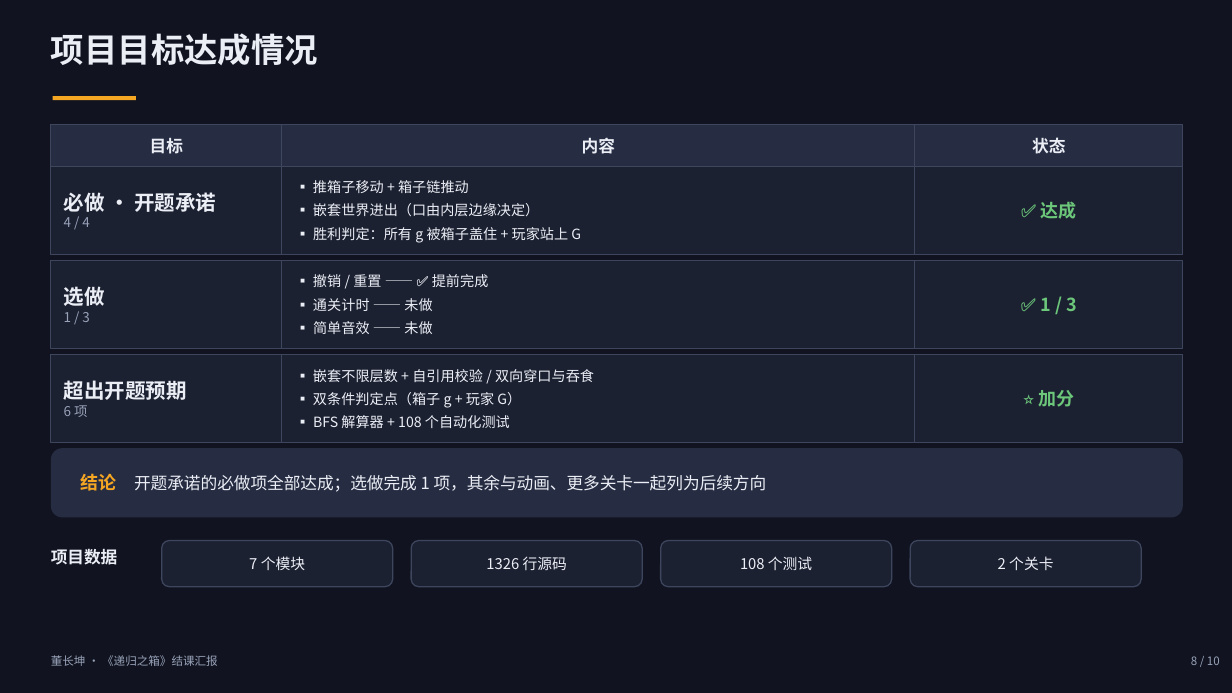
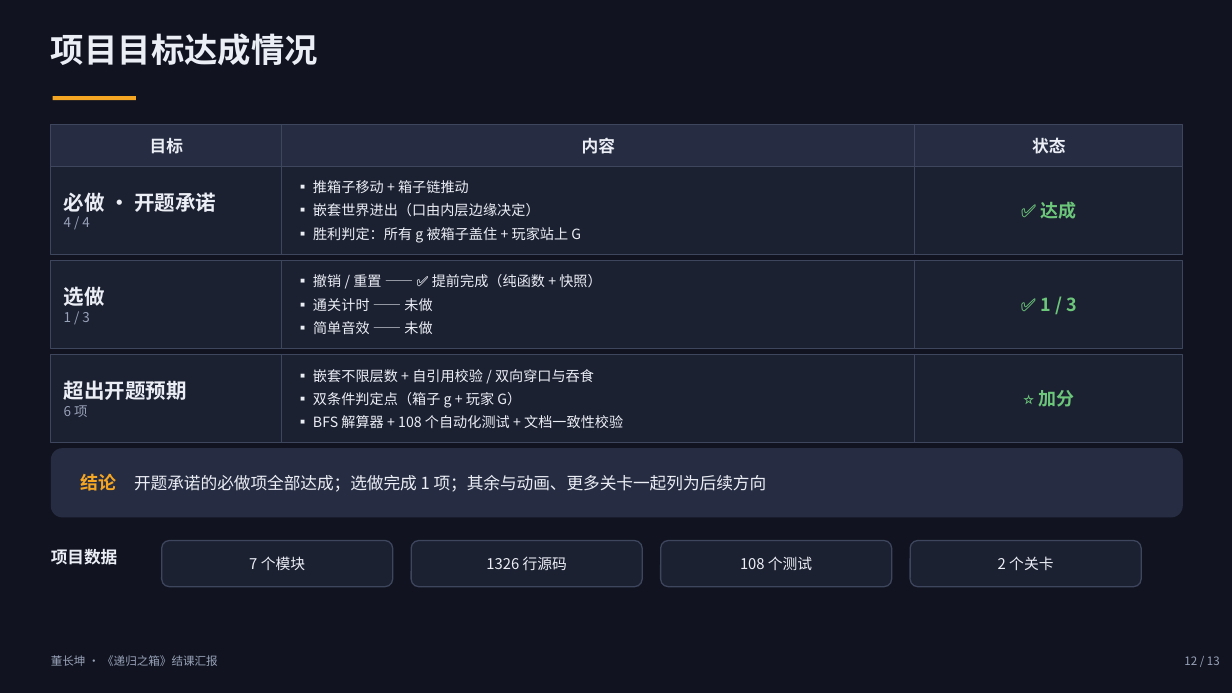
Before and after one commit to xxdw1017/parabox, a slide deck: slide 12 of 递归之箱_结课汇报_董长坤.pptx (slide 8 before the commit). Drawn at 1232x693 pixels with LibreOffice and Linux fonts; fonts in the diff are those of the drawing. Boxes give left, top, right and bottom in pixels: in the first picture for what was removed or moved away, otherwise in the second. Text is boxed around its words. In the diff, an @@ line names an element or a change of style, - is before the commit and + after.

Commit message:
docs: 结课汇报改为以 AI 协作与问题解决流程为主线
- 版式重排为 13 页：新增 AI 协作流程（第二张流程图 flow_ai.png）、
  AI 的四种失效模式与应对、问题解决流程总览（5 个真实问题表格）、
  三个问题解决案例（门模型 / 解算器定有解性 / 计数缺陷与流程事故）、
  AI 产出的验收体系；保留架构、关键算法流程图、目标达成、分工与演示
- 新增 screenshots/flow_ai.png：规则 → 实现 → 测试 → 验收 的闭环流程图
- AGENTS.md 目录树补上 screenshots 下三张图

```diff
--- a/递归之箱_结课汇报_董长坤.pptx
+++ b/递归之箱_结课汇报_董长坤.pptx
@@ text in rectangle at (313,274,601,287): text changed @@
-▪ 撤销 / 重置 —— ✅ 提前完成
+▪ 撤销 / 重置 —— ✅ 提前完成（纯函数 + 快照）
@@ text in rectangle at (313,415,623,428): text changed @@
-▪ BFS 解算器 + 108 个自动化测试
+▪ BFS 解算器 + 108 个自动化测试 + 文档一致性校验
@@ text in rounded rectangle at (80,473,767,492): text changed @@
-结论 开题承诺的必做项全部达成；选做完成 1 项，其余与动画、更多关卡一起列为后续方向
+结论 开题承诺的必做项全部达成；选做完成 1 项；其余与动画、更多关卡一起列为后续方向
@@ text at (1184,656,1220,665): text changed @@
-8 / 10
+12 / 13
```
Also in this commit, not shown: 6 other slides changed, 5 slides added, 2 slides removed, 2 other files.
